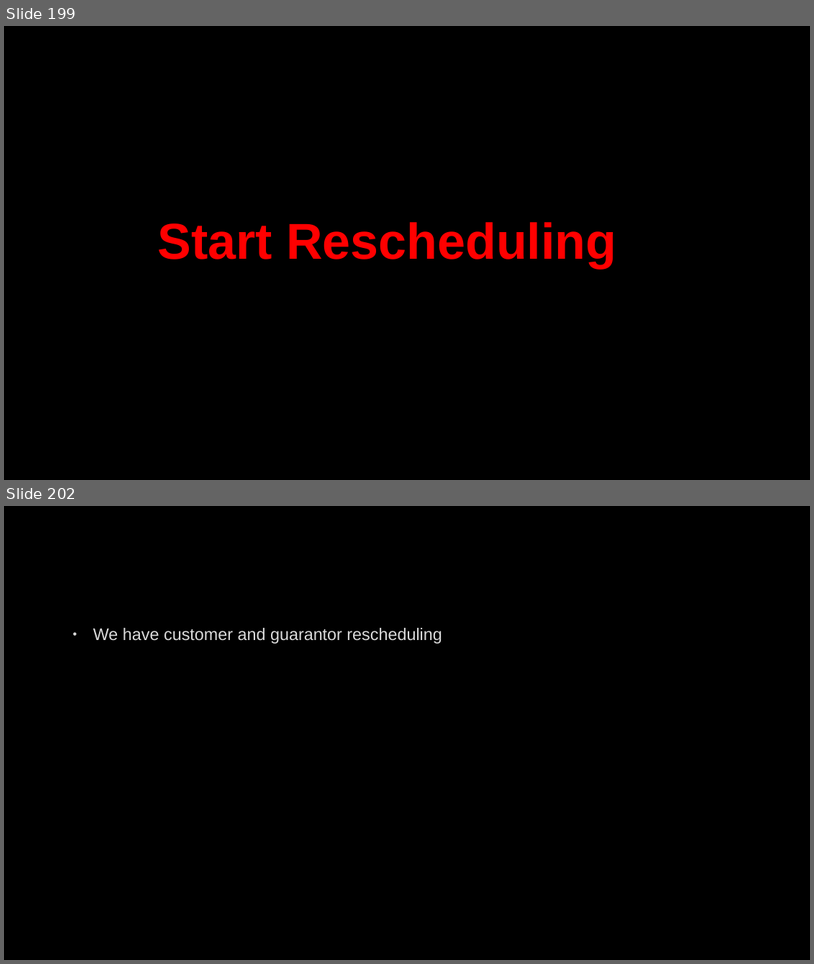
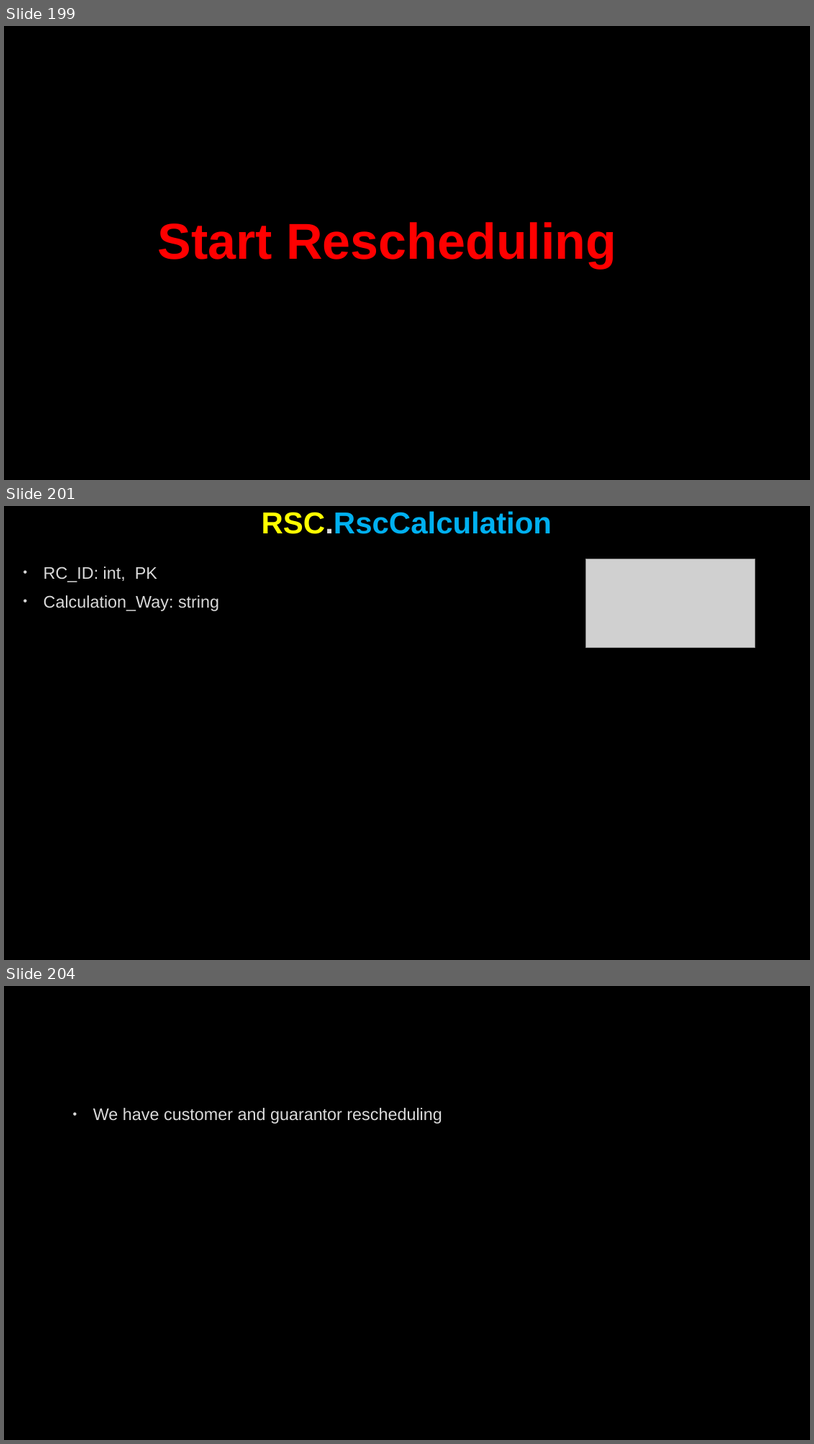
Before and after one commit to AhmedMohamedSamir1/Summary, a slide deck: Dot Net/Business.pptx. Shown one above the other, each under a label of ours: slides 199 and 202 before the commit, slides 199, 201 and 204 after it; the slides between them are not shown. The pictures are 814x964 and 814x1444 pixels, drawn with LibreOffice and Linux fonts; fonts in the diff are those of the drawing; grey boxes stand for pictures; background and template pictures are left out. Boxes give left, top, right and bottom in pixels: in the first picture for what was removed or moved away, otherwise in the second. Text is boxed around its words. In the diff, an @@ line names an element or a change of style, - is before the commit and + after.

```diff
--- a/Dot Net/Business.pptx
+++ b/Dot Net/Business.pptx
@@ slide 201 added at (4,506,810,960), background picture (left out) @@
@@ title added at (262,511,552,534), 36 pt, text #00B0F0, bold @@
+RSC.RscCalculation
@@ text added at (44,566,219,611), 20 pt, text #DADADA @@
+• RC_ID: int, PK
+• Calculation_Way: string
@@ picture added at (586,559,756,648) @@
@@ what was slide 202 is now slide 204 @@
```
Also in this commit, not shown: 2 slides changed, 1 other slide added, 6 other files.
